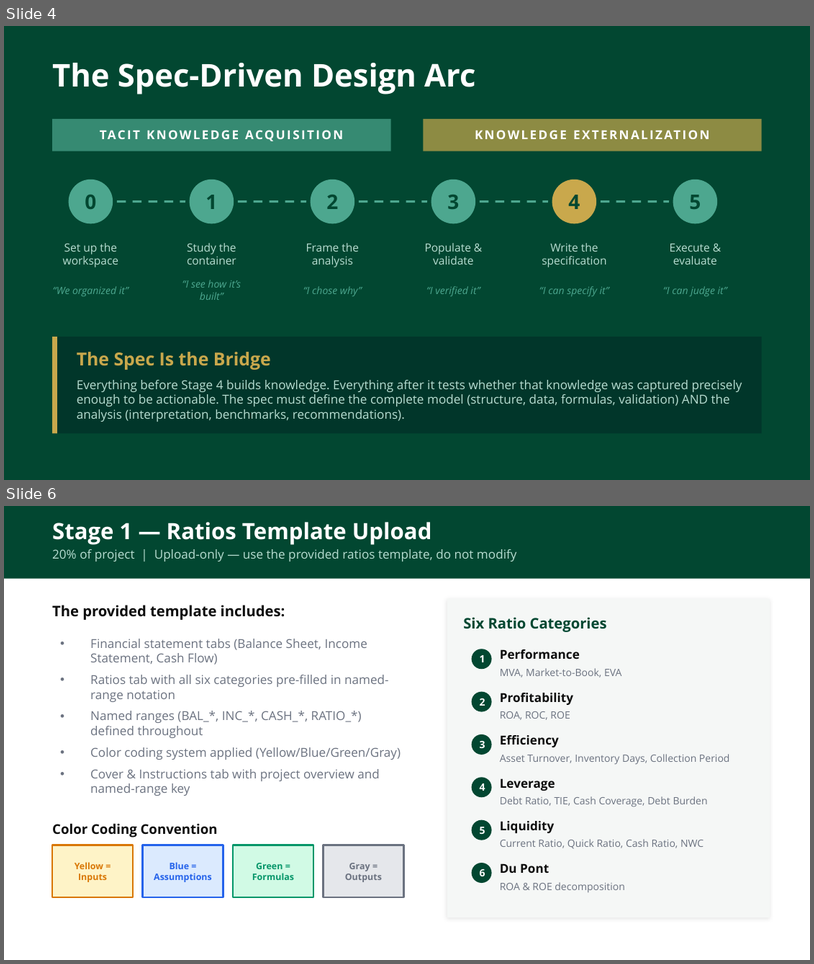
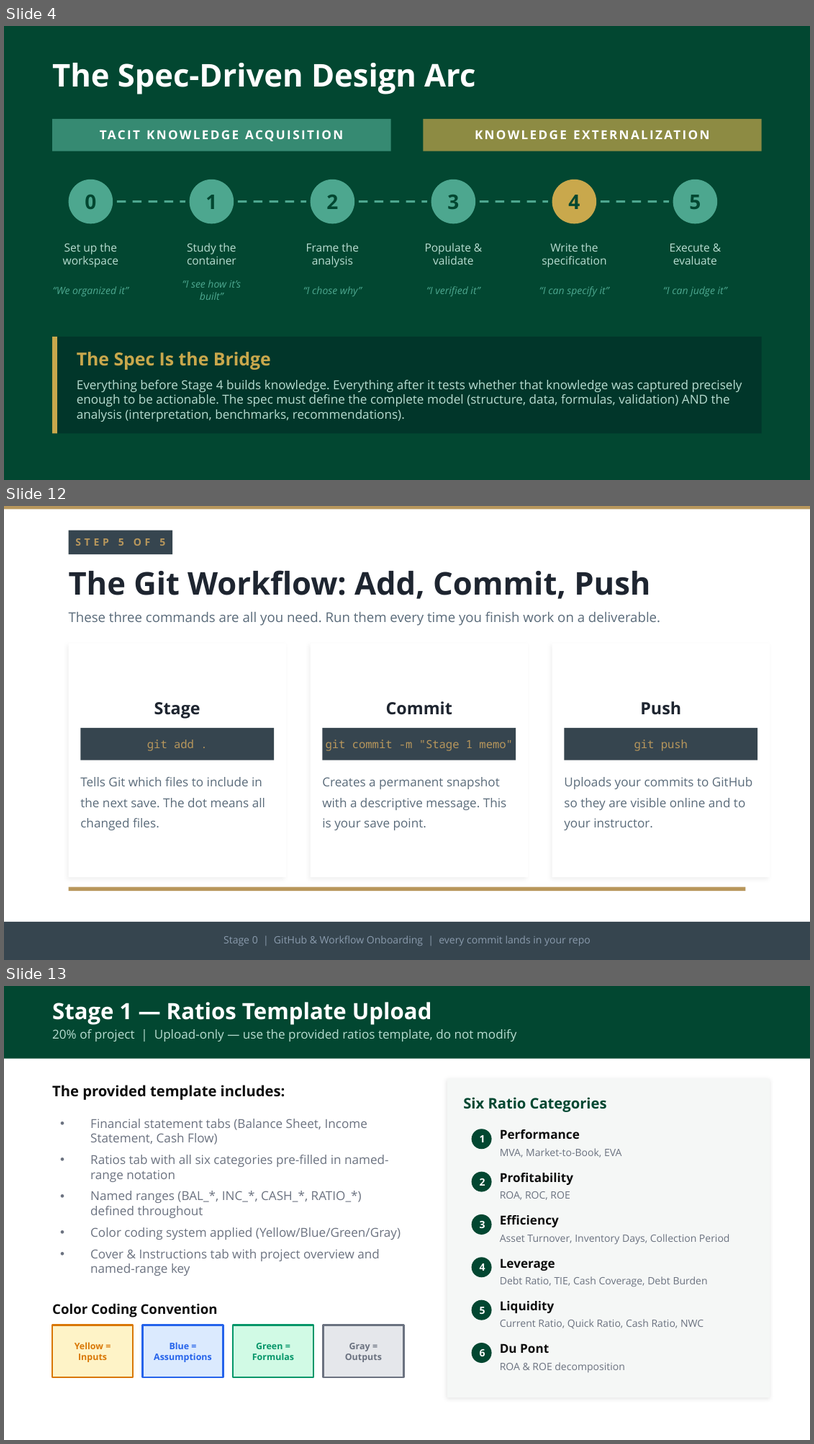
Before and after one commit to adamwstauffer/shidler, a slide deck: courses/BUS-629-VEMBA-International-Corporate-Finance/BUS629_AI_Ratios_Project.pptx. Shown one above the other, each under a label of ours: slides 4 and 6 before the commit, slides 4, 12 and 13 after it; the slides between them are not shown. The pictures are 814x964 and 814x1444 pixels, drawn with LibreOffice and Linux fonts; fonts in the diff are those of the drawing. Boxes give left, top, right and bottom in pixels: in the first picture for what was removed or moved away, otherwise in the second. Text is boxed around its words. In the diff, an @@ line names an element or a change of style, - is before the commit and + after.

```diff
--- a/courses/BUS-629-VEMBA-International-Corporate-Finance/BUS629_AI_Ratios_Project.pptx
+++ b/courses/BUS-629-VEMBA-International-Corporate-Finance/BUS629_AI_Ratios_Project.pptx
@@ slide 12 added at (x1=4, y1=506, x2=810, y2=960), background #FFFFFF @@
@@ rectangle added at (x1=4, y1=506, x2=810, y2=509), fill #B8975C @@
@@ rectangle added at (x1=69, y1=530, x2=172, y2=554), fill #36454F @@
@@ text added at (x1=75, y1=538, x2=165, y2=546), 9 pt, text #B8975C, bold @@
+STEP 5 OF 5
@@ text added at (x1=69, y1=570, x2=651, y2=599), 28 pt, text #1E2530, bold @@
+The Git Workflow: Add, Commit, Push
@@ text added at (x1=69, y1=612, x2=661, y2=626), 12 pt, text #5A6B7A @@
+These three commands are all you need. Run them every time you finish work on a deliverable.
@@ rectangle added at (x1=69, y1=643, x2=286, y2=877), fill #FFFFFF @@
@@ rectangle added at (x1=311, y1=643, x2=528, y2=877), fill #FFFFFF @@
@@ rectangle added at (x1=553, y1=643, x2=770, y2=877), fill #FFFFFF @@
@@ text added at (x1=154, y1=702, x2=201, y2=718), 15 pt, text #1E2530, bold @@
+Stage
@@ text added at (x1=386, y1=701, x2=453, y2=715), 15 pt, text #1E2530, bold @@
+Commit
@@ text added at (x1=640, y1=701, x2=682, y2=715), 15 pt, text #1E2530, bold @@
+Push
@@ rectangle added at (x1=80, y1=728, x2=274, y2=760), fill #36454F, 10 pt, text #B8975C @@
+git add .
@@ rectangle added at (x1=322, y1=728, x2=516, y2=760), fill #36454F, 10 pt, text #B8975C @@
+git commit -m "Stage 1 memo"
@@ rectangle added at (x1=564, y1=728, x2=758, y2=760), fill #36454F, 10 pt, text #B8975C @@
+git push
@@ text added at (x1=80, y1=777, x2=265, y2=830), 11 pt, text #5A6B7A @@
+Tells Git which files to include in the next save. The dot means all changed files.
@@ text added at (x1=322, y1=777, x2=507, y2=830), 11 pt, text #5A6B7A @@
+Creates a permanent snapshot with a descriptive message. This is your save point.
@@ text added at (x1=564, y1=777, x2=754, y2=830), 11 pt, text #5A6B7A @@
+Uploads your commits to GitHub so they are visible online and to your instructor.
@@ rectangle added at (x1=69, y1=887, x2=746, y2=890), fill #B8975C @@
@@ rectangle added at (x1=4, y1=921, x2=810, y2=959), fill #36454F @@
@@ text added at (x1=224, y1=935, x2=591, y2=945), 9 pt, text #8A9BAD @@
+Stage 0 | GitHub & Workflow Onboarding | every commit lands in your repo
@@ what was slide 6 is now slide 13 @@
```
Also in this commit, not shown: 2 slides changed, 6 other slides added, 1 other file.
